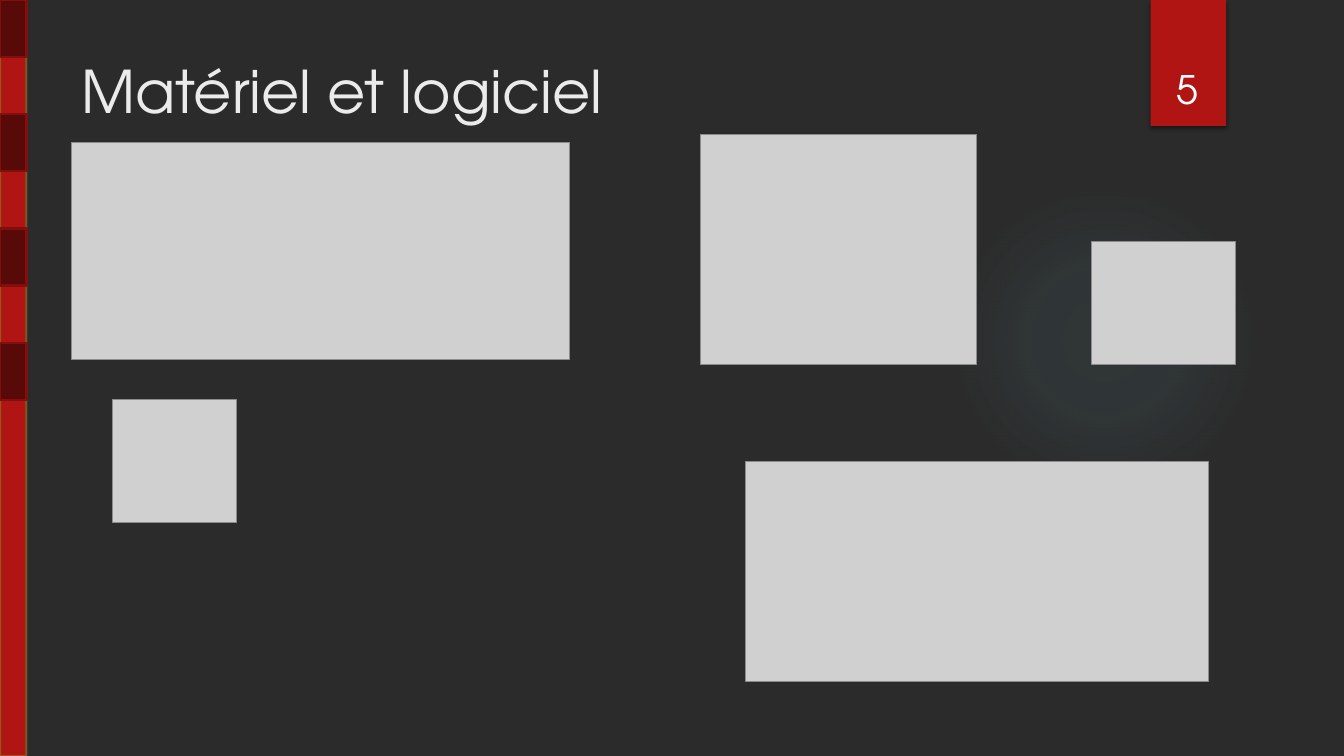
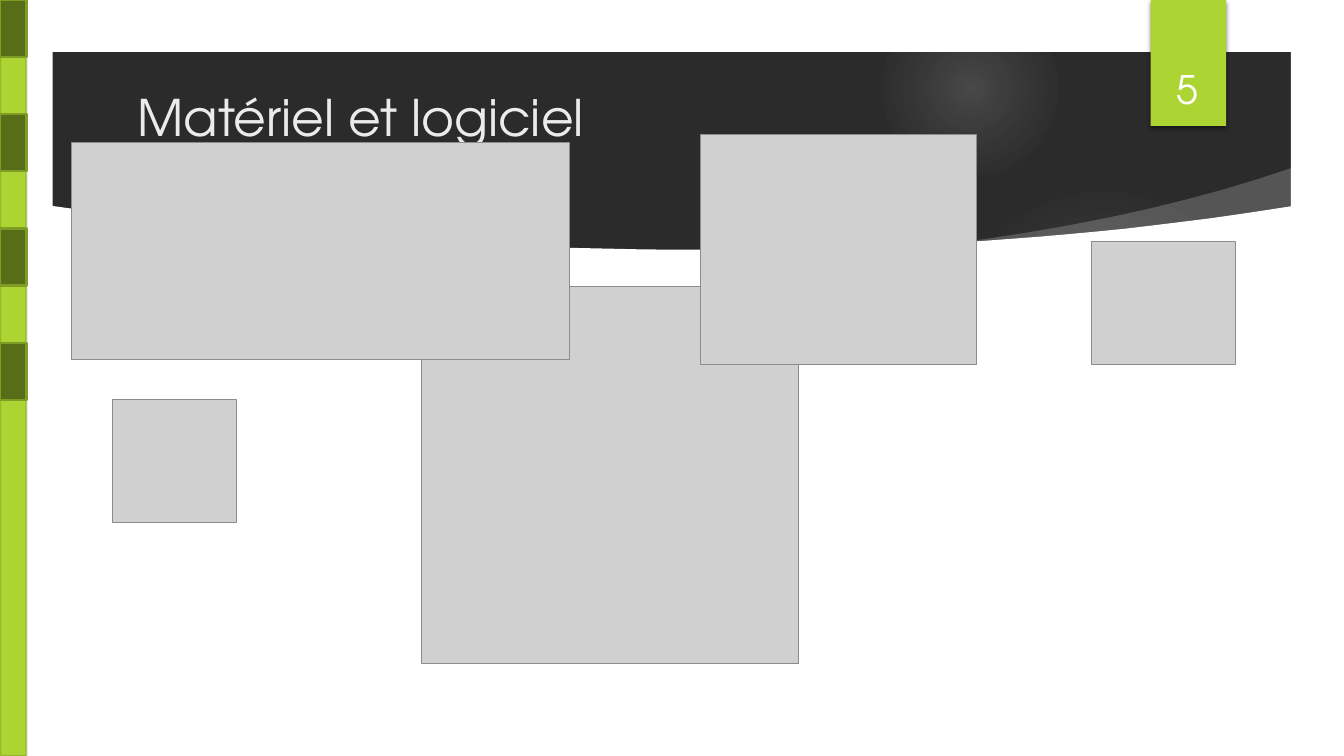
Before and after one commit to lucasminaud/projet_sfl5_serre_automatique, a slide deck: slide 5 of Partie personnelle Lucas MINAUD/revue/Projet SFL5 revue 2.pptx. Drawn at 1344x756 pixels with LibreOffice and Linux fonts; fonts in the diff are those of the drawing; grey boxes stand for pictures; background and template pictures are left out; a plain dark background stands for a picture behind light text. Boxes give left, top, right and bottom in pixels: in the first picture for what was removed or moved away, otherwise in the second. Text is boxed around its words. In the diff, an @@ line names an element or a change of style, - is before the commit and + after.

```diff
--- a/Partie personnelle Lucas MINAUD/revue/Projet SFL5 revue 2.pptx
+++ b/Partie personnelle Lucas MINAUD/revue/Projet SFL5 revue 2.pptx
@@ rectangle at <box>0,0,26,756</box>: fill #B01513 to #ACD433 @@
@@ group added at <box>0,0,1344,756</box>: 4 ellipses, 3 freeform shapes @@
@@ rectangle at <box>1150,0,1226,126</box>: fill #B01513 to #ACD433 @@
@@ title "Matériel et logiciel": place and size @@
-title "Matériel et logiciel" at <box>81,68,602,126</box>
+title "Matériel et logiciel" at <box>137,97,584,160</box>
@@ title "Matériel et logiciel" at <box>137,97,584,160</box>: size 42 to 36 pt; vertical alignment top to middle @@
@@ ellipse at <box>949,185,1259,495</box>: fill gradient #74C7CE to gradient #F7F7F7 @@
@@ picture: place and size @@
-picture at <box>746,462,1209,682</box>
+picture at <box>422,287,800,664</box>
@@ fill #580A09 to #576D17; outline #82100E 1.5 pt to #7F9D26 1.5 pt in 4 elements at <box>1,0,27,57</box>, <box>1,114,27,172</box>, <box>1,228,27,286</box>, <box>1,342,27,400</box> @@
```
Also in this commit, not shown: 14 other slides changed.
